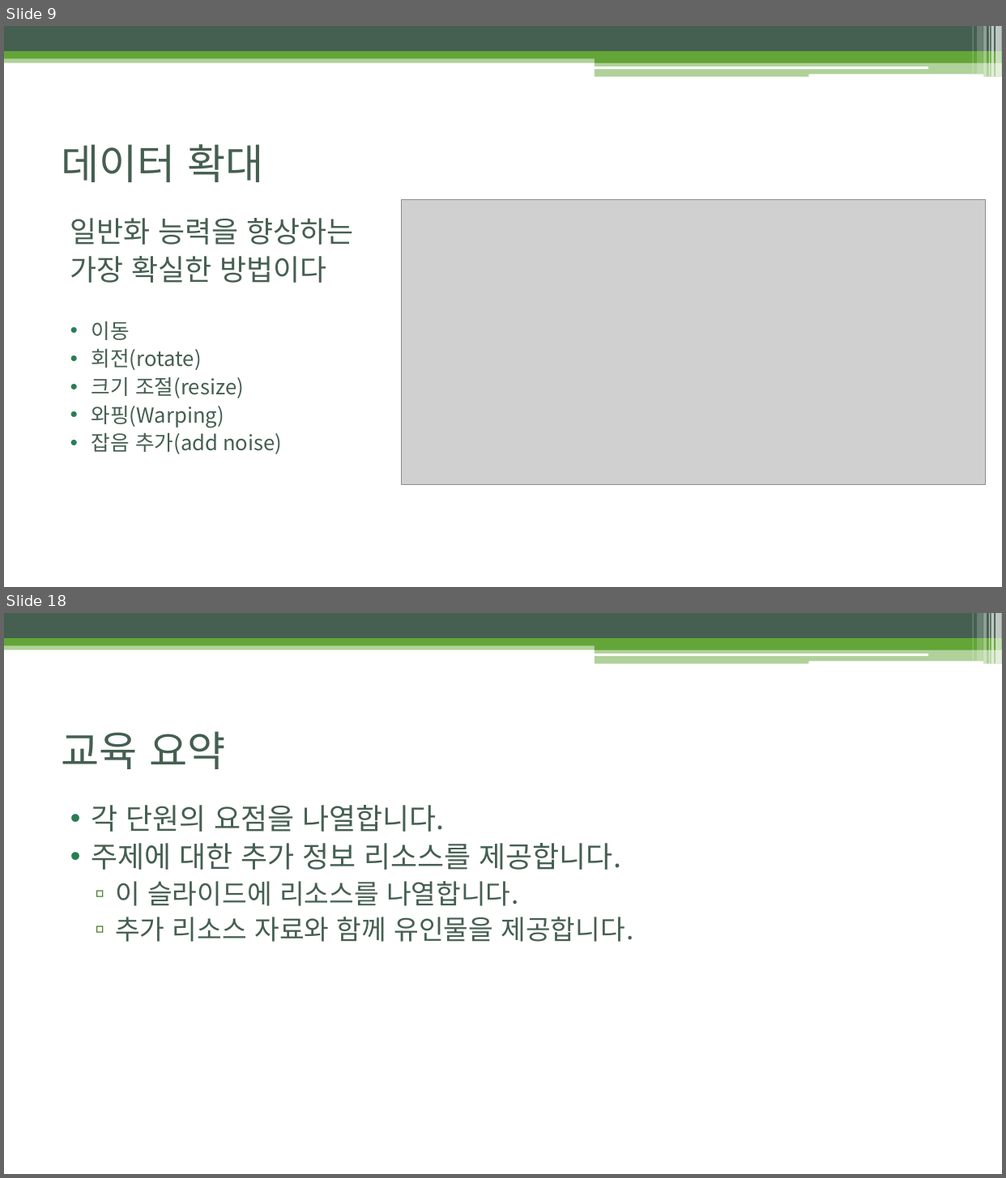
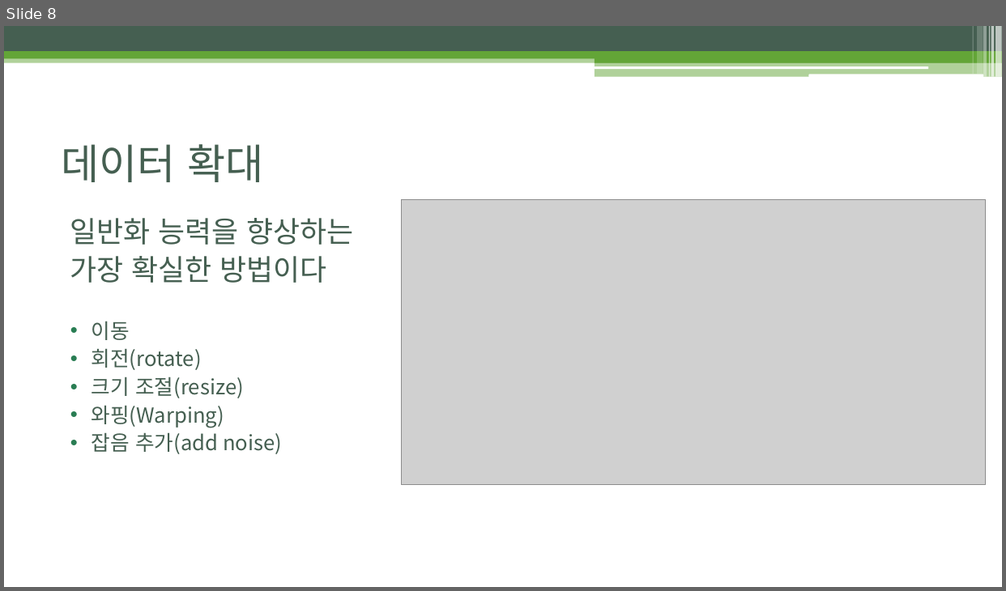
Before and after one commit to BLINK-ONCE/Storage, a slide deck: files/ppt/5.2.2, 5.3 Regularization, Hyperparameters, Validation Sets,.pptx. Shown one above the other, each under a label of ours: slides 9 and 18 before the commit, slide 8 after it; the slides between them are not shown. The pictures are 1006x1178 and 1006x591 pixels, drawn with LibreOffice and Linux fonts; fonts in the diff are those of the drawing; grey boxes stand for pictures. Boxes give left, top, right and bottom in pixels: in the first picture for what was removed or moved away, otherwise in the second. Text is boxed around its words. In the diff, an @@ line names an element or a change of style, - is before the commit and + after.

```diff
--- a/files/ppt/5.2.2, 5.3 Regularization, Hyperparameters, Validation Sets,.pptx
+++ b/files/ppt/5.2.2, 5.3 Regularization, Hyperparameters, Validation Sets,.pptx
@@ slide 18 removed at <box>4,613,1002,1174</box>, background #FFFFFF; not listed: 13 template elements that a slide beside it also shows @@
@@ title removed at <box>62,731,225,769</box> @@
-교육 요약
@@ text removed at <box>91,805,634,942</box> @@
-• 각 단원의 요점을 나열합니다.
-• 주제에 대한 추가 정보 리소스를 제공합니다.
-  ▫ 이 슬라이드에 리소스를 나열합니다.
-  ▫ 추가 리소스 자료와 함께 유인물을 제공합니다.
@@ what was slide 9 is now slide 8 @@
```
Also in this commit, not shown: 2 slides changed, 10 slides added, 10 other slides removed.
